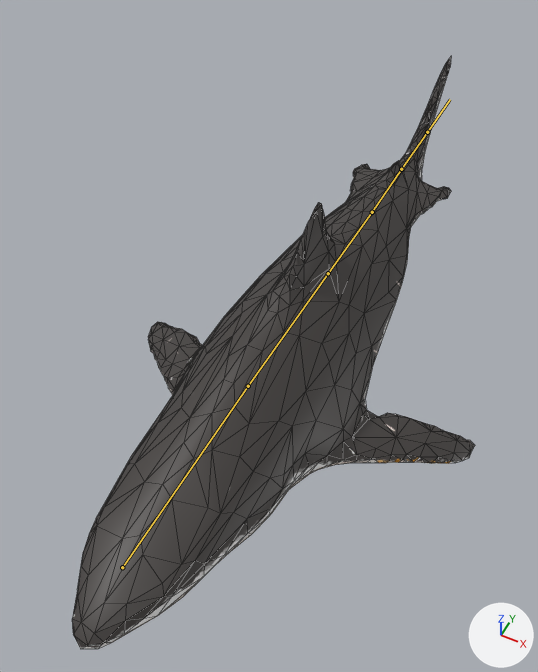
A saved change to the FBX model FBXDinamicos nuevos/TiburonBlanco.fbx.
Camera for both pictures: a 50 mm camera at (0.48, -1.251, 1.316) aimed at (-0.095, -0.102, -0.12). The lights are fixed; the arrows at lower right show +X, +Y and +Z. The bones that bend it are drawn over the model as lines. Mesh edges are drawn as thin lines.
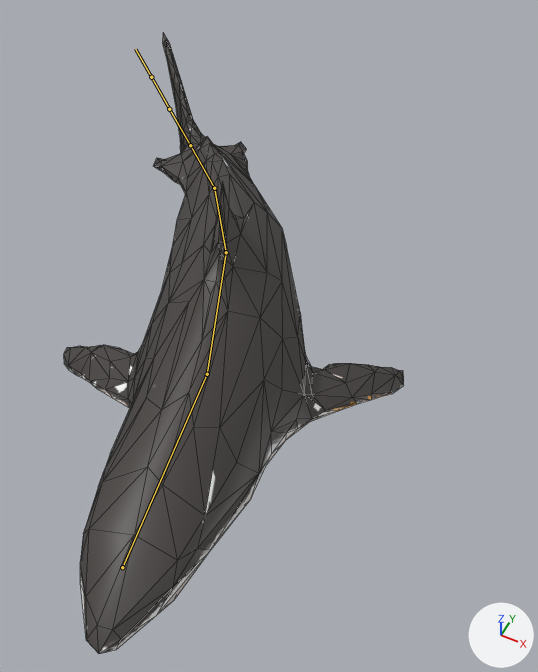
The newer file adds an action. The first version stands in its rest pose; the second is drawn at frame 1 of the action 'Armature|Armature|Armature|Armature|Armature|ArmatureAction'.

What changed in the scene script:
```text
Change bone_cabeza:
    where bone_cabeza = bpy.data.objects['Armature'].pose.bones['Cabeza']
    bone_cabeza.rotation_quaternion: (1.0, 0.0, 0.0, 0.0) -> (0.995, 0.0, -0.005, 0.102)  # degrees (0, 0, 0) -> degrees (0, -1, 12)
Change bone_torso:
    where bone_torso = bpy.data.objects['Armature'].pose.bones['Torso']  # child of 'Cabeza'
    bone_torso.rotation_quaternion: (1.0, 0.0, 0.0, 0.0) -> (0.995, 0.0, -0.005, 0.102)  # degrees (0, 0, 0) -> degrees (0, -1, 12)
Change bone_cola1:
    where bone_cola1 = bpy.data.objects['Armature'].pose.bones['Cola1']  # child of 'Torso'
    bone_cola1.rotation_quaternion: (1.0, 0.0, 0.0, 0.0) -> (0.995, 0.0, -0.005, 0.102)  # degrees (0, 0, 0) -> degrees (0, -1, 12)
Change bone_cola1_1:
    where bone_cola1_1 = bpy.data.objects['Armature'].pose.bones['Cola1.1']  # child of 'Cola1'
    bone_cola1_1.rotation_quaternion: (1.0, 0.0, 0.0, 0.0) -> (0.995, 0.0, -0.005, 0.102)  # degrees (0, 0, 0) -> degrees (0, -1, 12)
```

Boxes (x1, y1, x2, y2) around the edits, measured in the pictures (538 x 672 px):
'Mesh1', posed (16% narrower): before (72, 56, 475, 649); after (64, 33, 404, 654)
bone 'Cabeza', root to tip: before (122, 567) to (248, 386); after (122, 567) to (207, 374)
bone 'Torso', root to tip: before (248, 386) to (328, 273); after (207, 374) to (226, 252)
bone 'Cola1', root to tip: before (328, 273) to (372, 212); after (226, 252) to (214, 188)
bone 'Cola1.1', root to tip: before (372, 212) to (401, 169); after (214, 188) to (190, 145)
